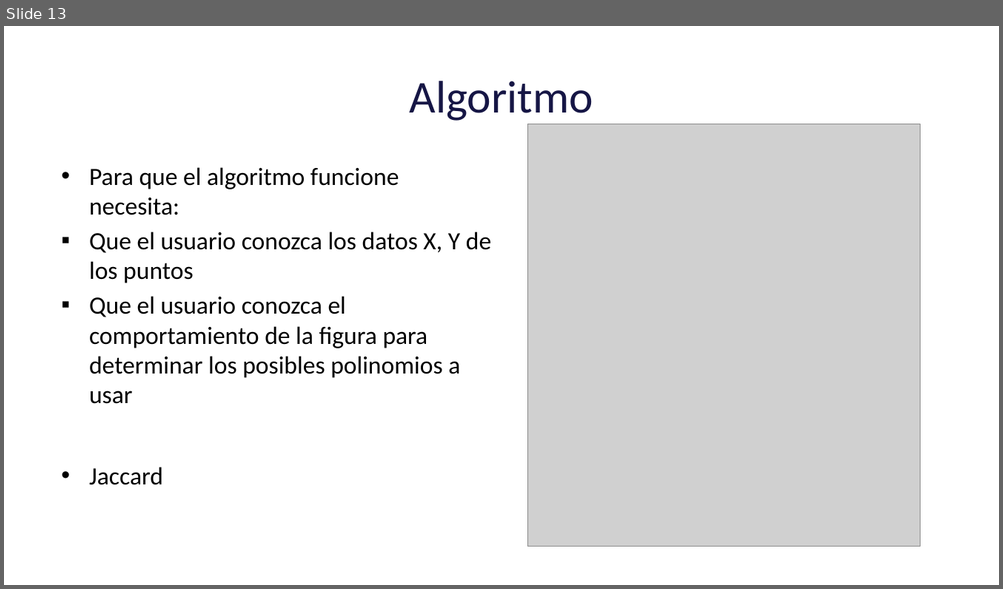
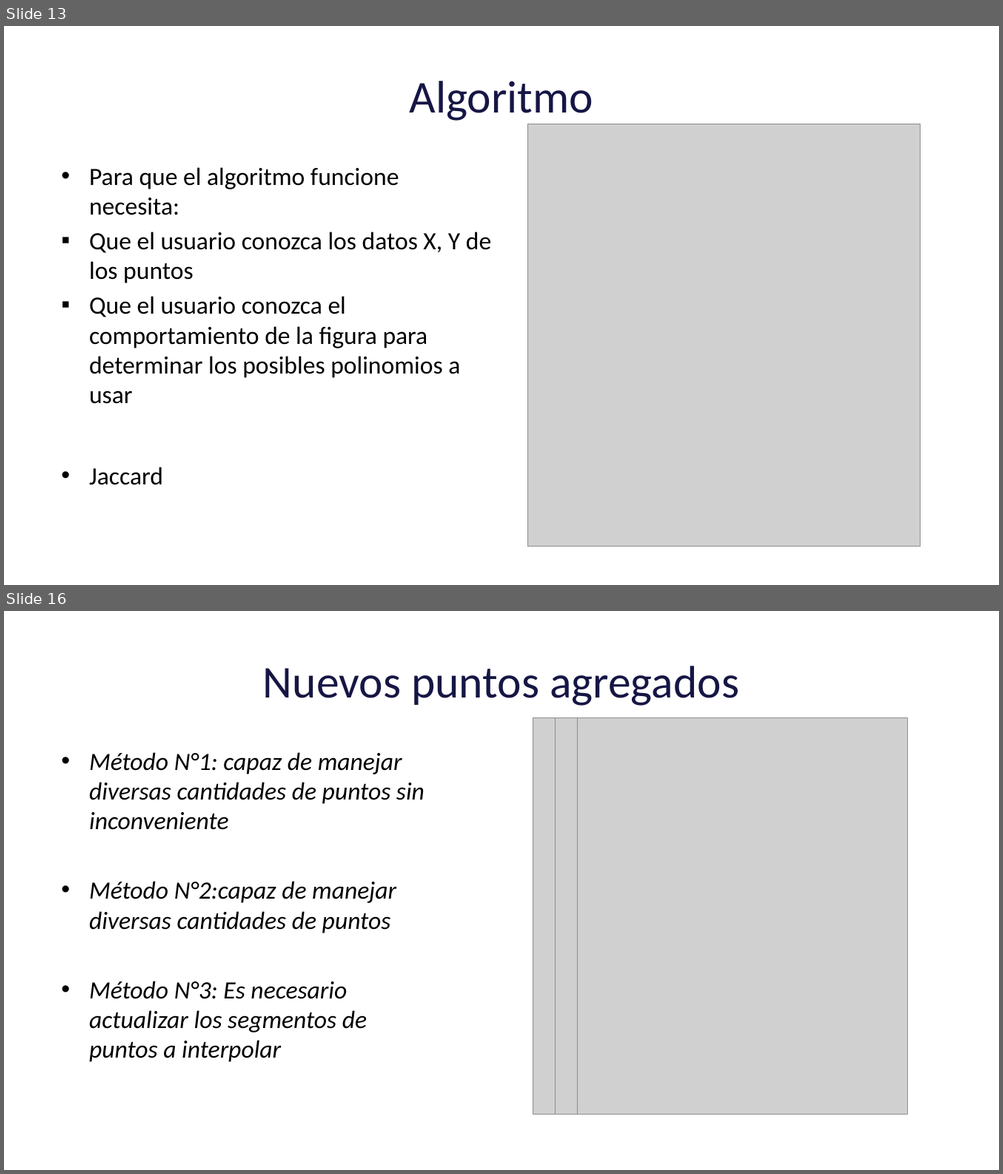
Before and after one commit to Johan-Ortegon-1/Analisis-numerico-1-, a slide deck: Talleres/Taller Interpolacion mano/Presentacion interpolacion de la mano.pptx. Shown one above the other, each under a label of ours: slide 13 before the commit, slides 13 and 16 after it; the slides between them are not shown. The pictures are 1003x589 and 1003x1174 pixels, drawn with LibreOffice and Linux fonts; fonts in the diff are those of the drawing; grey boxes stand for pictures; background and template pictures are left out. Boxes give left, top, right and bottom in pixels: in the first picture for what was removed or moved away, otherwise in the second. Text is boxed around its words. In the diff, an @@ line names an element or a change of style, - is before the commit and + after.

```diff
--- a/Talleres/Taller Interpolacion mano/Presentacion interpolacion de la mano.pptx
+++ b/Talleres/Taller Interpolacion mano/Presentacion interpolacion de la mano.pptx
@@ slide 16 added at (4, 611, 999, 1170), background picture (left out) @@
@@ title added at (263, 666, 739, 706), 44 pt, text #171745 @@
+Nuevos puntos agregados
@@ picture added at (532, 718, 862, 1116) @@
@@ picture added at (555, 718, 885, 1116) @@
@@ picture added at (577, 718, 907, 1116) @@
@@ text added at (89, 752, 424, 1062), 24 pt, text #000000, italic @@
+• Método N°1: capaz de manejar diversas cantidades de puntos sin inconveniente
+• Método N°2:capaz de manejar diversas cantidades de puntos
+• Método N°3: Es necesario actualizar los segmentos de puntos a interpolar
```
Also in this commit, not shown: 3 slides changed, 2 other slides added, 1 other file.
